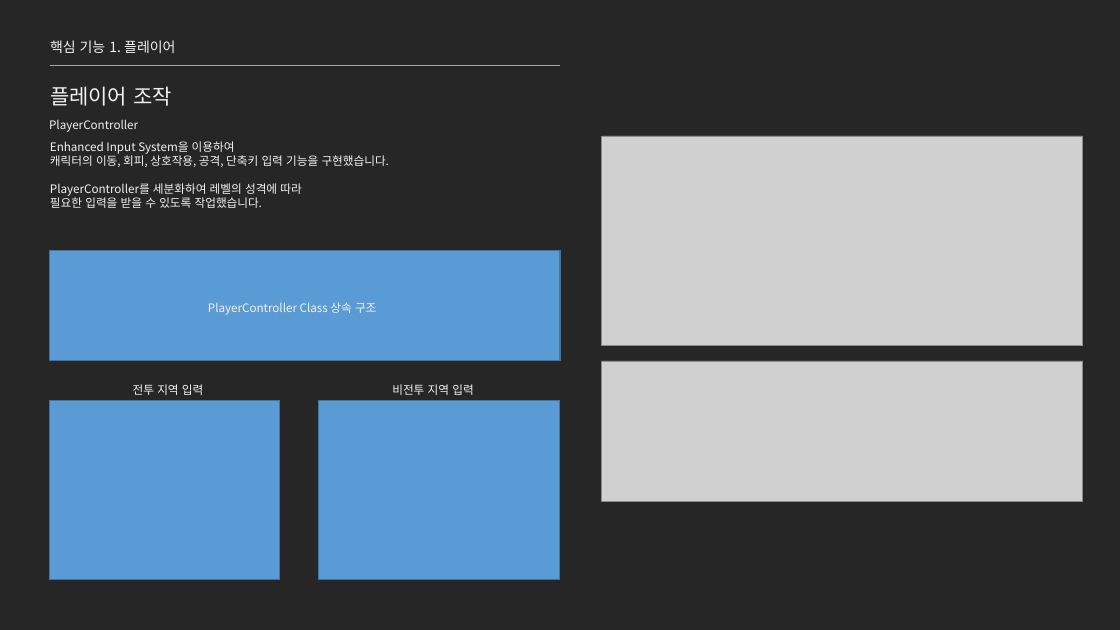
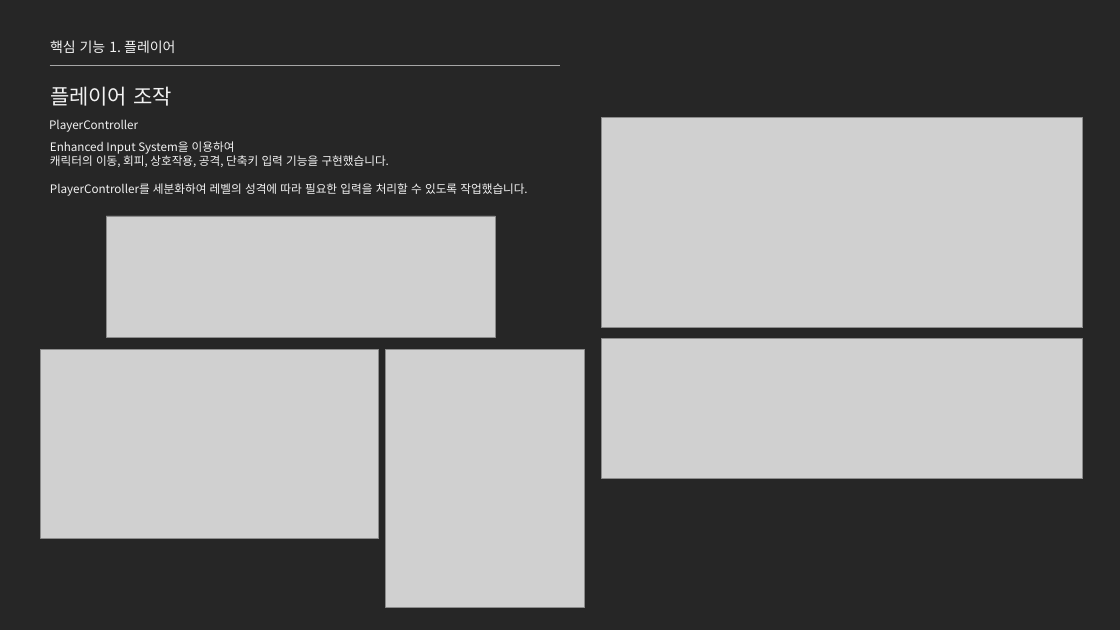
Before and after one commit to jhk0701/project-ARPGHunter, a slide deck: slide 7 of Docs/UnrealEngine_문서_김정환.pptx. Drawn at 1120x630 pixels with LibreOffice and Linux fonts; fonts in the diff are those of the drawing; grey boxes stand for pictures. Boxes give left, top, right and bottom in pixels: in the first picture for what was removed or moved away, otherwise in the second. Text is boxed around its words. In the diff, an @@ line names an element or a change of style, - is before the commit and + after.

```diff
--- a/Docs/UnrealEngine_문서_김정환.pptx
+++ b/Docs/UnrealEngine_문서_김정환.pptx
@@ picture: place and size @@
-picture at [602,136,1084,346]
+picture at [602,118,1084,328]
@@ text at [50,183,527,196]: text changed @@
-PlayerController를 세분화하여 레벨의 성격에 따라
-필요한 입력을 받을 수 있도록 작업했습니다.
+PlayerController를 세분화하여 레벨의 성격에 따라 필요한 입력을 처리할 수 있도록 작업했습니다.
@@ picture added at [106,216,496,337] @@
@@ rectangle removed at [50,251,560,361] @@
@@ text removed at [208,302,376,315] @@
-PlayerController Class 상속 구조
@@ picture added at [41,350,379,539] @@
@@ picture added at [386,350,585,607] @@
@@ picture: place and size @@
-picture at [602,361,1084,502]
+picture at [602,339,1084,479]
@@ text removed at [133,384,203,395] @@
-전투 지역 입력
@@ text removed at [392,384,473,395] @@
-비전투 지역 입력
@@ rectangle removed at [50,401,280,580] @@
@@ rectangle removed at [318,401,560,580] @@
```
Also in this commit, not shown: 15 other slides changed, 15 other files.
